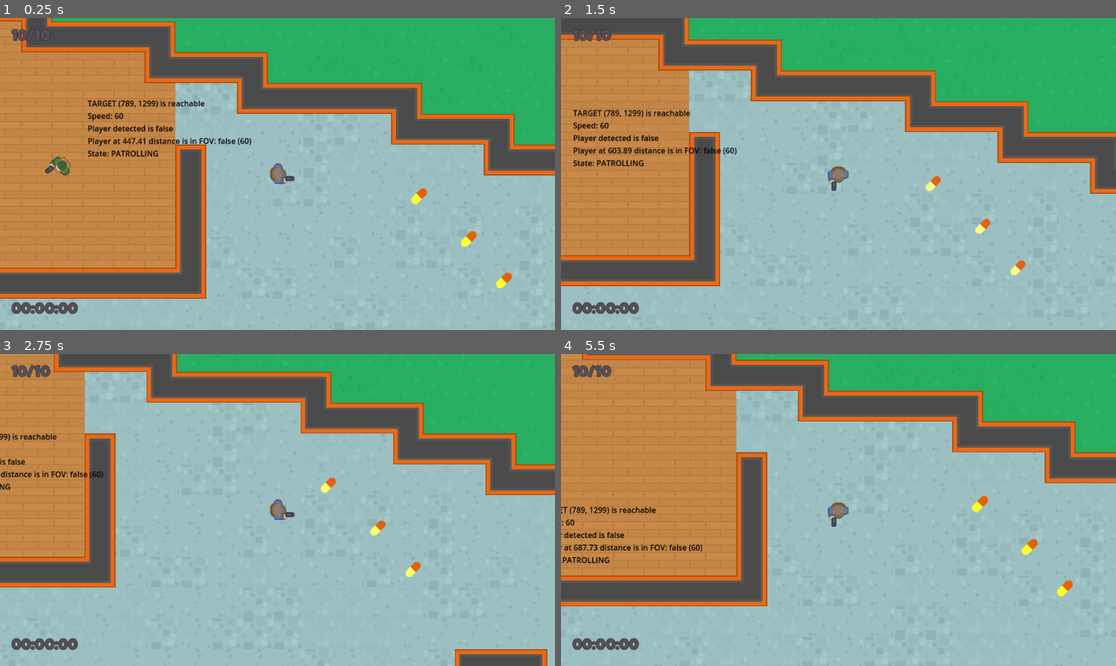
Above: before the commit, frames 1-4 (two rows, left to right).
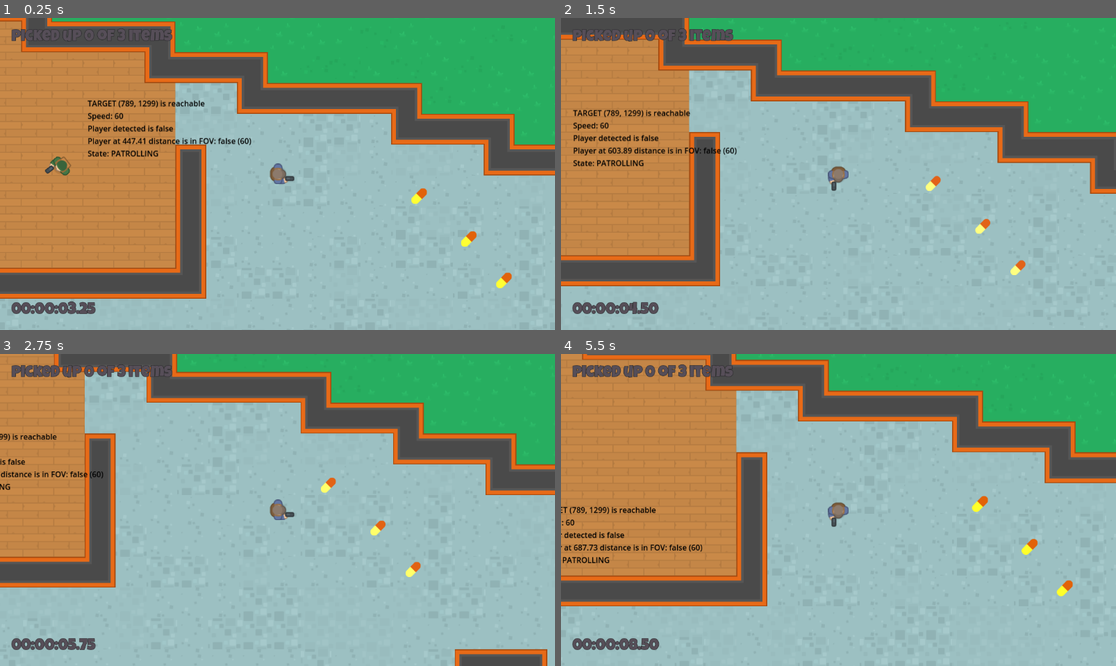
Above: after the commit, the same moments.

Repository: fj0lverkr/do-not-mind-me
Game: Godot game, scene res://scenes/level_map/level_map.tscn
Two runs of this game, one before a commit and one after it. Both use one fixed random seed, a clock stepped at 60 frames per second and the inputs below. Sound files missing from this copy of the repository are replaced by a short silence.
Inputs:
- Up to frame 1 (0.25 s): no input
- Up to frame 2 (1.5 s): hold D (right) 0.53-1.28 s; hold S (down) from 1.28 s (still down)
- Up to frame 3 (2.75 s): release S (down) at 2.03 s; hold D (right) from 2.03 s (still down)
- Up to frame 4 (5.5 s): release D (right) at 2.78 s; hold W (up) 2.78-3.53 s; hold A (left) 3.53-5.03 s; hold S (down) from 5.03 s (still down)

The runs differ from the first frame. In frame 1, 0.2% of the frame differs, in the area x 2-32%, y 3-95%; in frame 2, 0.7%; in frame 3, 0.7%; in frame 4, 0.8%, in the area x 2-31%, y 3-95%.

Commit message:
Hook up signals and label values for UI

Diff:
--- a/scenes/game_ui/game_ui.gd
+++ b/scenes/game_ui/game_ui.gd
@@ -1,5 +1,7 @@
 class_name GameUi
 extends Control
+
+const PICKUPLABEL: String = "Picked up %s of %s items"
 
 @onready
 var _label_pickups: Label = $MC/LabelPickups
@@ -12,11 +14,50 @@
 @onready
 var _game_over_label: Label = $GameOverRect/Label
 
+var _pickups: int
+var _taken: int = 0
+
 
 func _ready() -> void:
+    SignalBus.on_level_start.connect(_on_level_start)
+    SignalBus.on_pickup_taken.connect(_on_pickup_taken)
+    SignalBus.on_request_exit.connect(_on_request_exit)
     SignalBus.on_exit.connect(_on_exit)
 
 
+func _process(_delta: float) -> void:
+    _label_timer.text = _format_time(Time.get_ticks_msec())
+
+
+func _update_pickup_label() -> void:
+    _label_pickups.text = PICKUPLABEL % [_taken, _pickups]
+
+
+func _format_time(ms: int) -> String:
+    var total_seconds: float = ms / 1000.0
+    var seconds: float = fmod(total_seconds, 60.0)
+    var minutes: int = int(total_seconds / 60.0) % 60
+    var hours: int = int(total_seconds / 3600.0)
+    var hhmmss_string: String = "%02d:%02d:%05.2f" % [hours, minutes, seconds]
+    return hhmmss_string
+
+
+func _on_level_start(num_pickups: int) -> void:
+    _pickups = num_pickups
+    _update_pickup_label()
+
+
+func _on_pickup_taken() -> void:
+    _taken += 1
+    _update_pickup_label()
+
+
+func _on_request_exit() -> void:
+    _label_exit.show()
+
+
 func _on_exit(win: bool) -> void:
-    _game_over_label.text = "You win!" if win else "You died!"
+    var go: String = "You win!" if win else "You died!"
+    go += "\nTime taken: %s" % _format_time(Time.get_ticks_msec())
+    _game_over_label.text = go
     _game_over_rect.show()
--- a/scenes/game_ui/game_ui.tscn
+++ b/scenes/game_ui/game_ui.tscn
@@ -60,16 +60,15 @@
 
 [node name="Label" type="Label" parent="GameOverRect"]
 layout_mode = 1
-anchors_preset = 8
-anchor_left = 0.5
+anchors_preset = 14
 anchor_top = 0.5
-anchor_right = 0.5
+anchor_right = 1.0
 anchor_bottom = 0.5
-offset_left = -20.0
-offset_top = -11.5
-offset_right = 20.0
-offset_bottom = 11.5
+offset_top = -32.0
+offset_bottom = 32.0
 grow_horizontal = 2
 grow_vertical = 2
 text = "Game Over!"
 label_settings = ExtResource("3_jvh2w")
+horizontal_alignment = 1
+vertical_alignment = 1
--- a/scenes/level_map/level_map.gd
+++ b/scenes/level_map/level_map.gd
@@ -9,6 +9,7 @@
 
 # Called when the node enters the scene tree for the first time.
 func _ready() -> void:
+	SignalBus.on_level_start.emit(_pickups.get_child_count())
 	SignalBus.on_pickup_taken.connect(_on_pickup_taken)
 	SignalBus.on_request_exit.connect(_on_request_exit)
 	SignalBus.on_exit.connect(_on_exit)
--- a/singletons/signal_bus.gd
+++ b/singletons/signal_bus.gd
@@ -3,3 +3,4 @@
 signal on_pickup_taken
 signal on_request_exit
 signal on_exit(win: bool)
+signal on_level_start(num_pickups: int)
